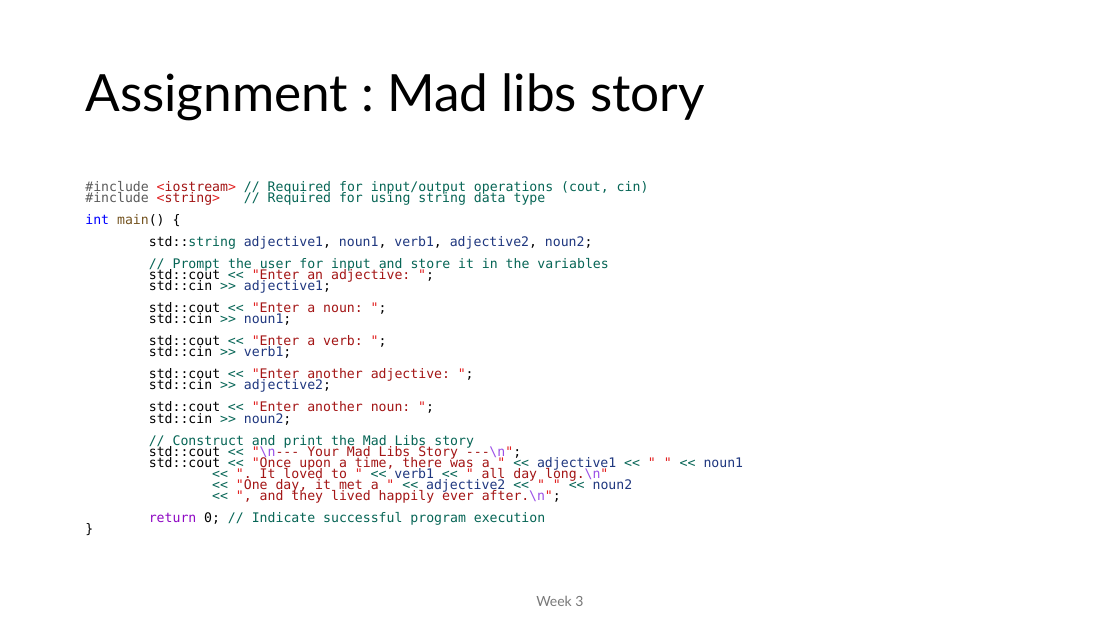
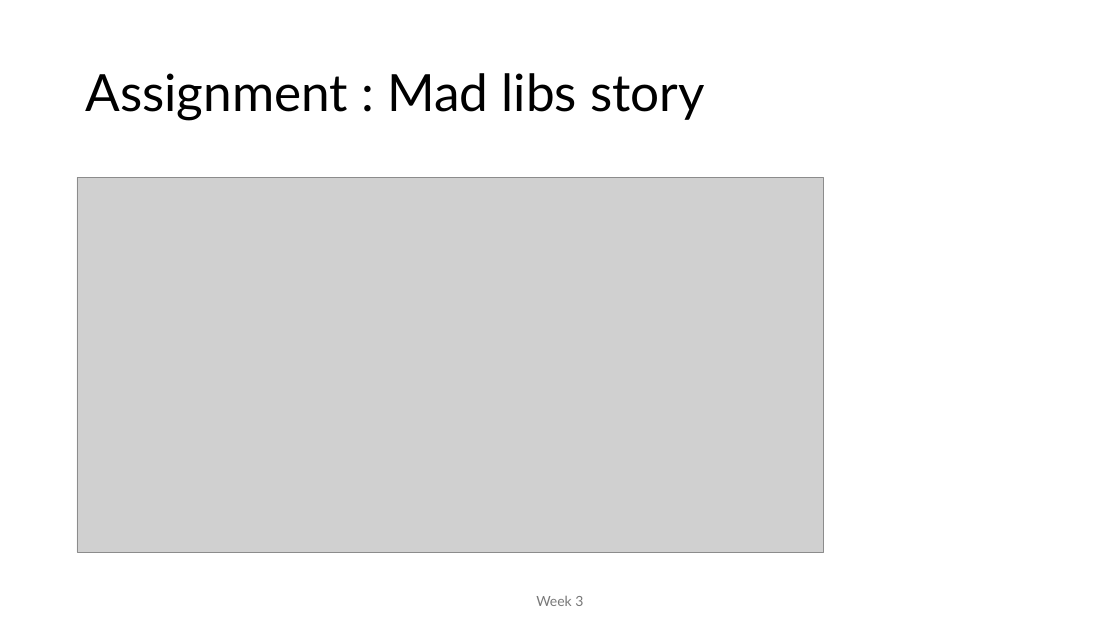
Before and after one commit to MoklaEducation/ems_fall_2025_cpp101, a slide deck: slide 24 of all/Intro to Programming_all.pptx (slide 25 before the commit). Drawn at 1120x630 pixels with LibreOffice and Linux fonts; fonts in the diff are those of the drawing; grey boxes stand for pictures. Boxes give left, top, right and bottom in pixels: in the first picture for what was removed or moved away, otherwise in the second. Text is boxed around its words. In the diff, an @@ line names an element or a change of style, - is before the commit and + after.

```diff
--- a/all/Intro to Programming_all.pptx
+++ b/all/Intro to Programming_all.pptx
@@ picture added at [77,177,823,552] @@
@@ text removed at [85,181,744,525] @@
-#include <iostream> // Required for input/output operations (cout, cin)
-#include <string> // Required for using string data type
-int main() {
-std::string adjective1, noun1, verb1, adjective2, noun2;
-// Prompt the user for input and store it in the variables
-std::cout << "Enter an adjective: ";
-std::cin >> adjective1;
-std::cout << "Enter a noun: ";
-std::cin >> noun1;
-std::cout << "Enter a verb: ";
-std::cin >> verb1;
-std::cout << "Enter another adjective: ";
-std::cin >> adjective2;
-std::cout << "Enter another noun: ";
-std::cin >> noun2;
-// Construct and print the Mad Libs story
-std::cout << "\n--- Your Mad Libs Story ---\n";
-std::cout << "Once upon a time, there was a " << adjective1 << " " << noun1
-<< ". It loved to " << verb1 << " all day long.\n"
-<< "One day, it met a " << adjective2 << " " << noun2
-<< ", and they lived happily ever after.\n";
-return 0; // Indicate successful program execution
-}
```
Also in this commit, not shown: 2 other slides changed, 13 slides added, 1 slide removed, 4 other files.
